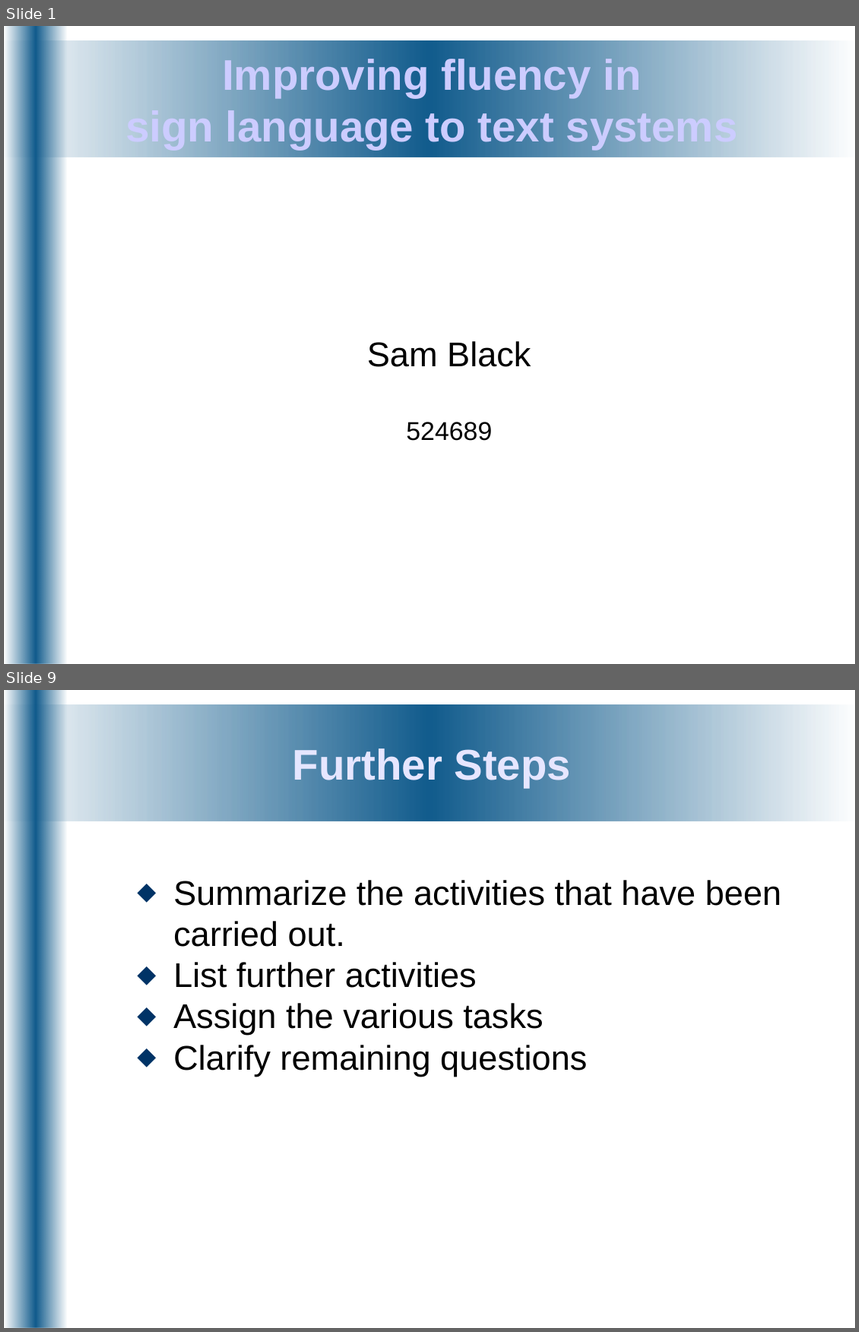
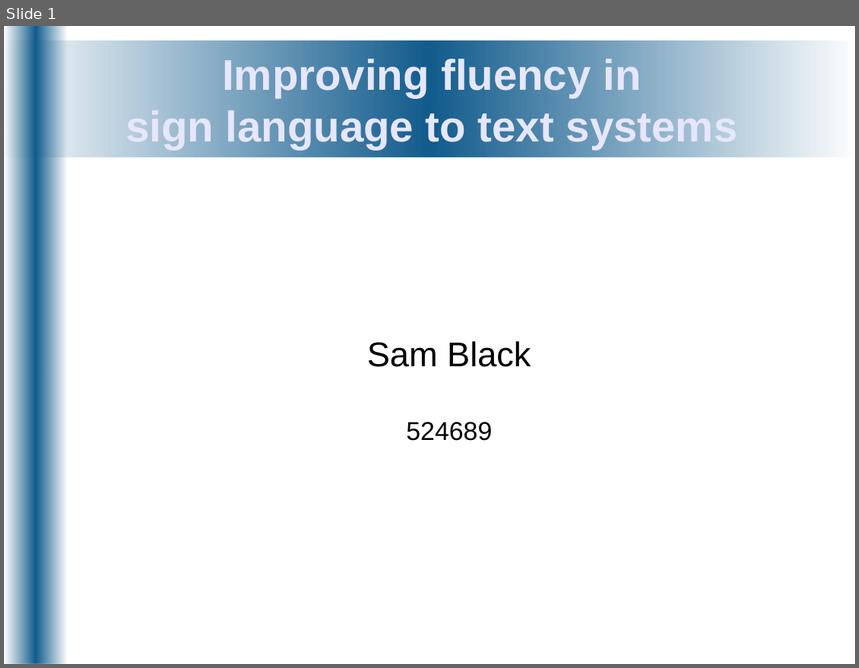
Before and after one commit to DorisGao/personal-uni, a slide deck: ee4p/docs/Presentations/bench_inspect-0812071414.odp. Shown one above the other, each under a label of ours: slides 1 and 9 before the commit, slide 1 after it; the slides between them are not shown. The pictures are 859x1332 and 859x668 pixels, drawn with LibreOffice and Linux fonts; fonts in the diff are those of the drawing. Boxes give left, top, right and bottom in pixels: in the first picture for what was removed or moved away, otherwise in the second. Text is boxed around its words. In the diff, an @@ line names an element or a change of style, - is before the commit and + after.

```diff
--- a/ee4p/docs/Presentations/bench_inspect-0812071414.odp
+++ b/ee4p/docs/Presentations/bench_inspect-0812071414.odp
@@ slide 9 removed at <box>4,690,855,1328</box>, background #FFFFFF; not listed: 2 template elements that a slide beside it also shows @@
@@ title removed at <box>293,745,572,787</box> @@
-Further Steps
@@ text removed at <box>173,880,781,1076</box> @@
-⬥ Summarize the activities that have been carried out.
-⬥ List further activities
-⬥ Assign the various tasks
-⬥ Clarify remaining questions
@@ slide 1 changed as well @@
@@ title "Improving fluency in sign language ..." at <box>126,56,738,149</box>: text colour #CCCCFF to #E6E6FF @@
```
Also in this commit, not shown: 14 slides added, 7 other slides removed, 1 other file.
